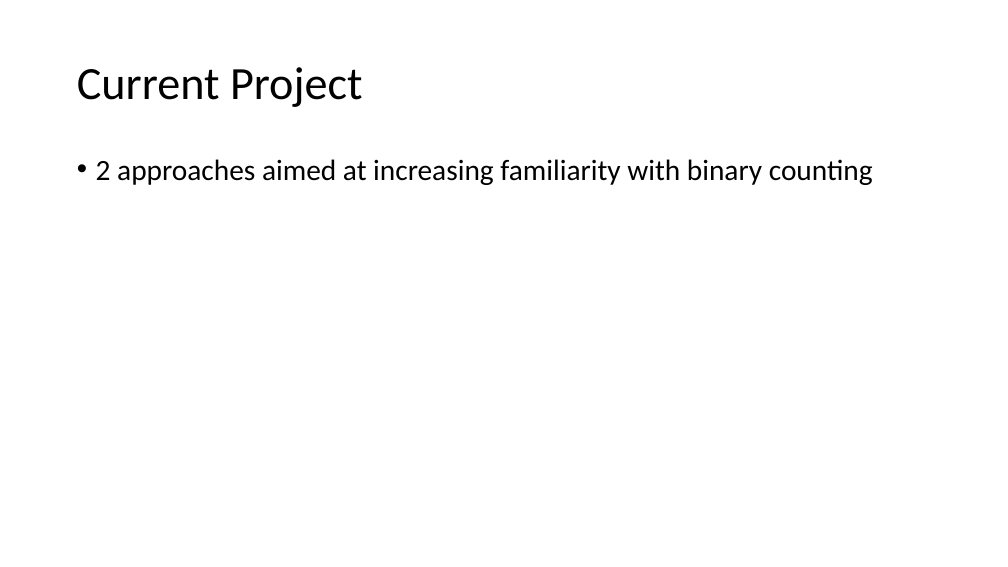
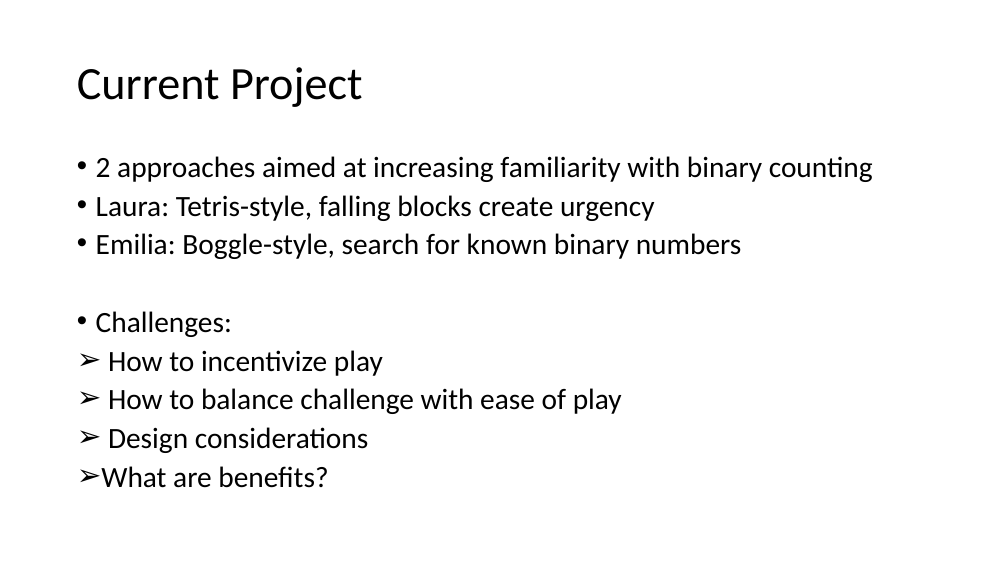
Before and after one commit to lvonessen/cse510-binaryproject, a slide deck: slide 3 of BinaryGames.pptx. Drawn at 1008x567 pixels with LibreOffice and Linux fonts; fonts in the diff are those of the drawing. Boxes give left, top, right and bottom in pixels: in the first picture for what was removed or moved away, otherwise in the second. Text is boxed around its words. In the diff, an @@ line names an element or a change of style, - is before the commit and + after.

Commit message:
Added slide on current project

```diff
--- a/BinaryGames.pptx
+++ b/BinaryGames.pptx
@@ text at [96, 156, 873, 182]: line spacing 0.9 to 0.8 @@
@@ text at [96, 195, 742, 488]: paragraphs added @@
+• Laura: Tetris-style, falling blocks create urgency
+• Emilia: Boggle-style, search for known binary numbers
+• Challenges:
+➢ How to incentivize play
+➢ How to balance challenge with ease of play
+➢ Design considerations
+➢ What are benefits?
```
